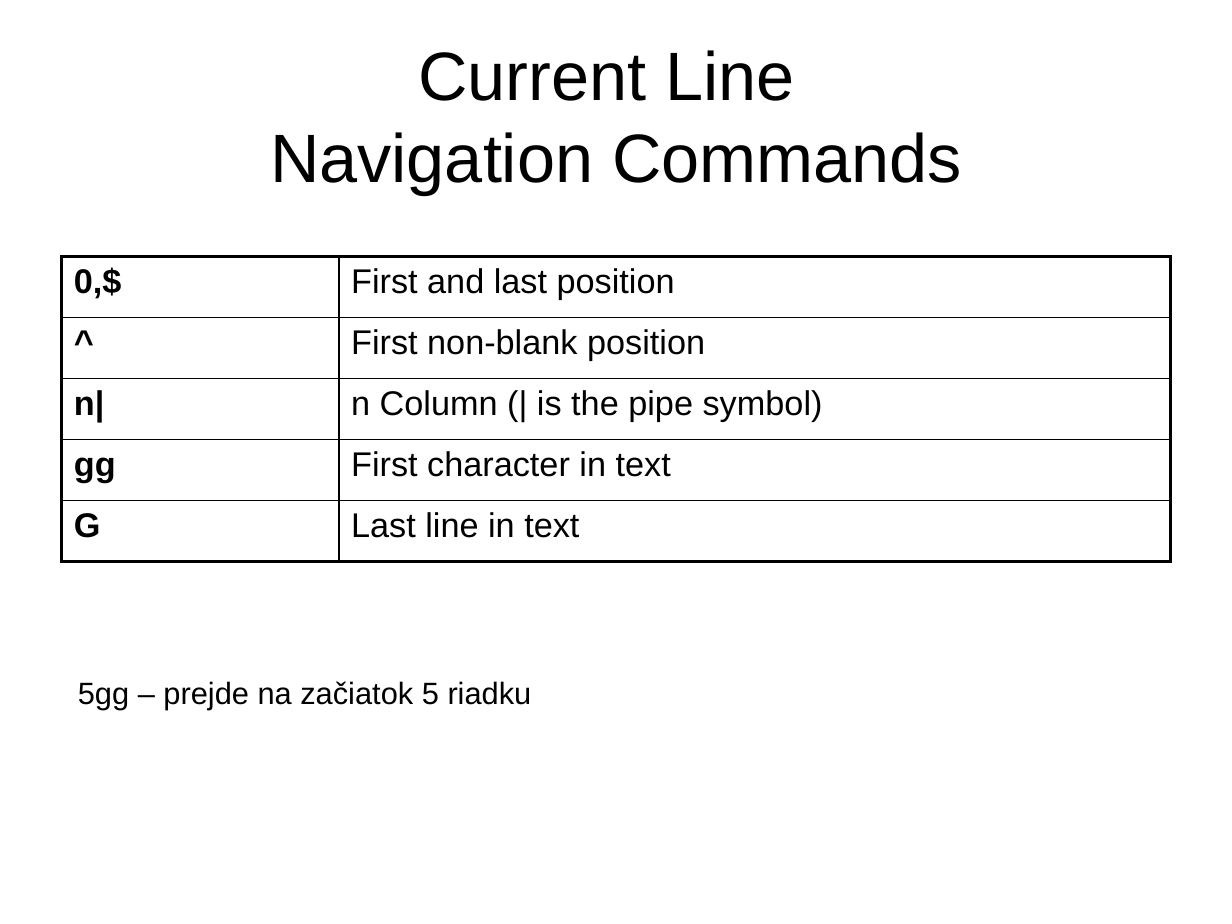
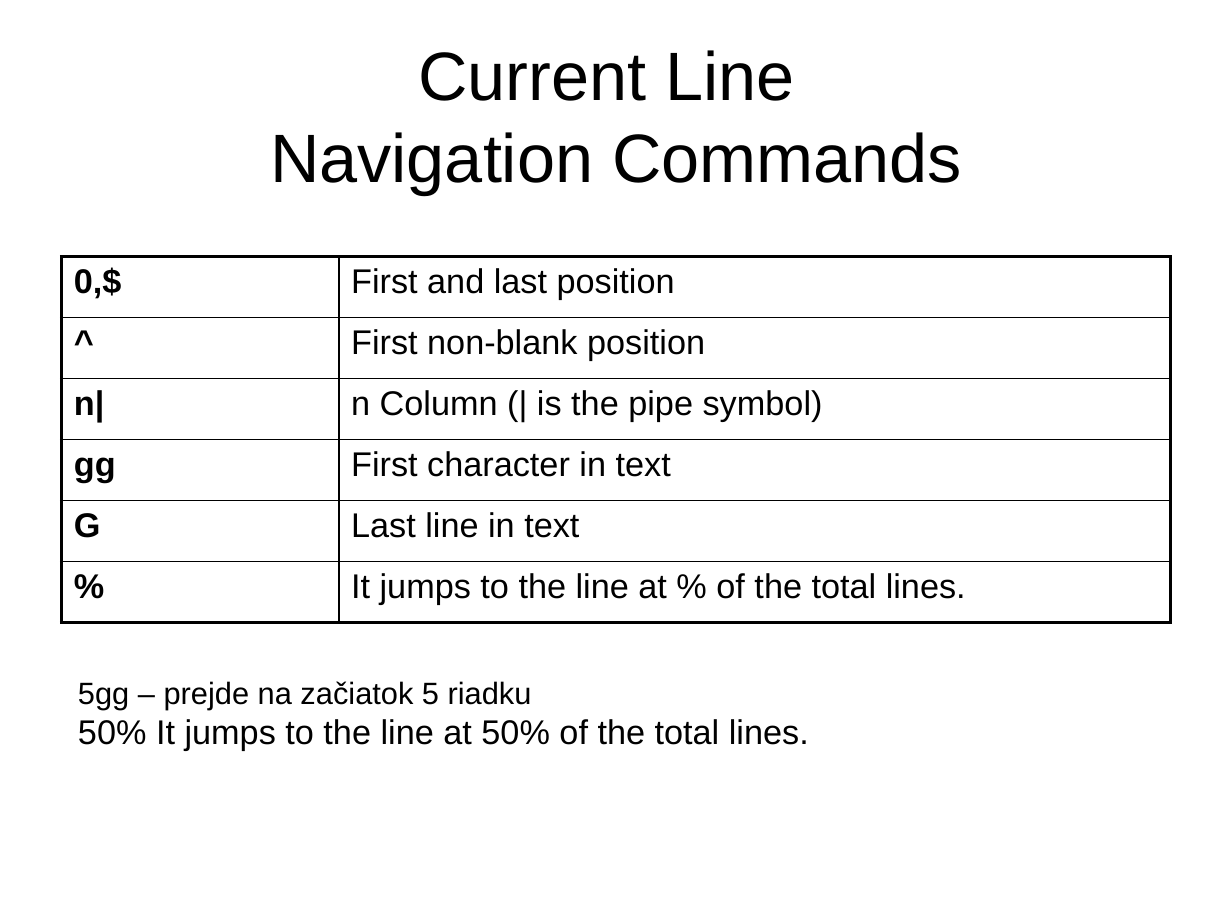
Before and after one commit to jb23lm87/OS-prednasky, a slide deck: slide 19 of LC UNIX/vi editor 1.pptx (slide 20 before the commit). Drawn at 1232x924 pixels with LibreOffice and Linux fonts; fonts in the diff are those of the drawing. Boxes give left, top, right and bottom in pixels: in the first picture for what was removed or moved away, otherwise in the second. Text is boxed around its words. In the diff, an @@ line names an element or a change of style, - is before the commit and + after.

```diff
--- a/LC UNIX/vi editor 1.pptx
+++ b/LC UNIX/vi editor 1.pptx
@@ table at [62, 256, 1170, 622] @@
+row 6: % | It jumps to the line at % of the total lines.
@@ text at [78, 719, 809, 751]: paragraph added @@
+50% It jumps to the line at 50% of the total lines.
```
Also in this commit, not shown: 13 other slides changed, 1 slide added, 1 slide removed.
